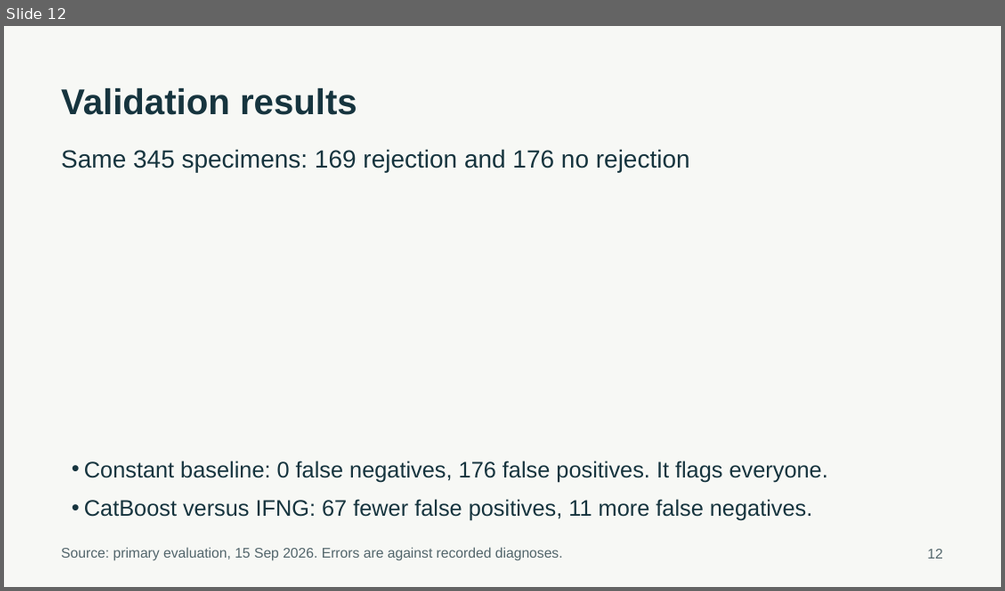
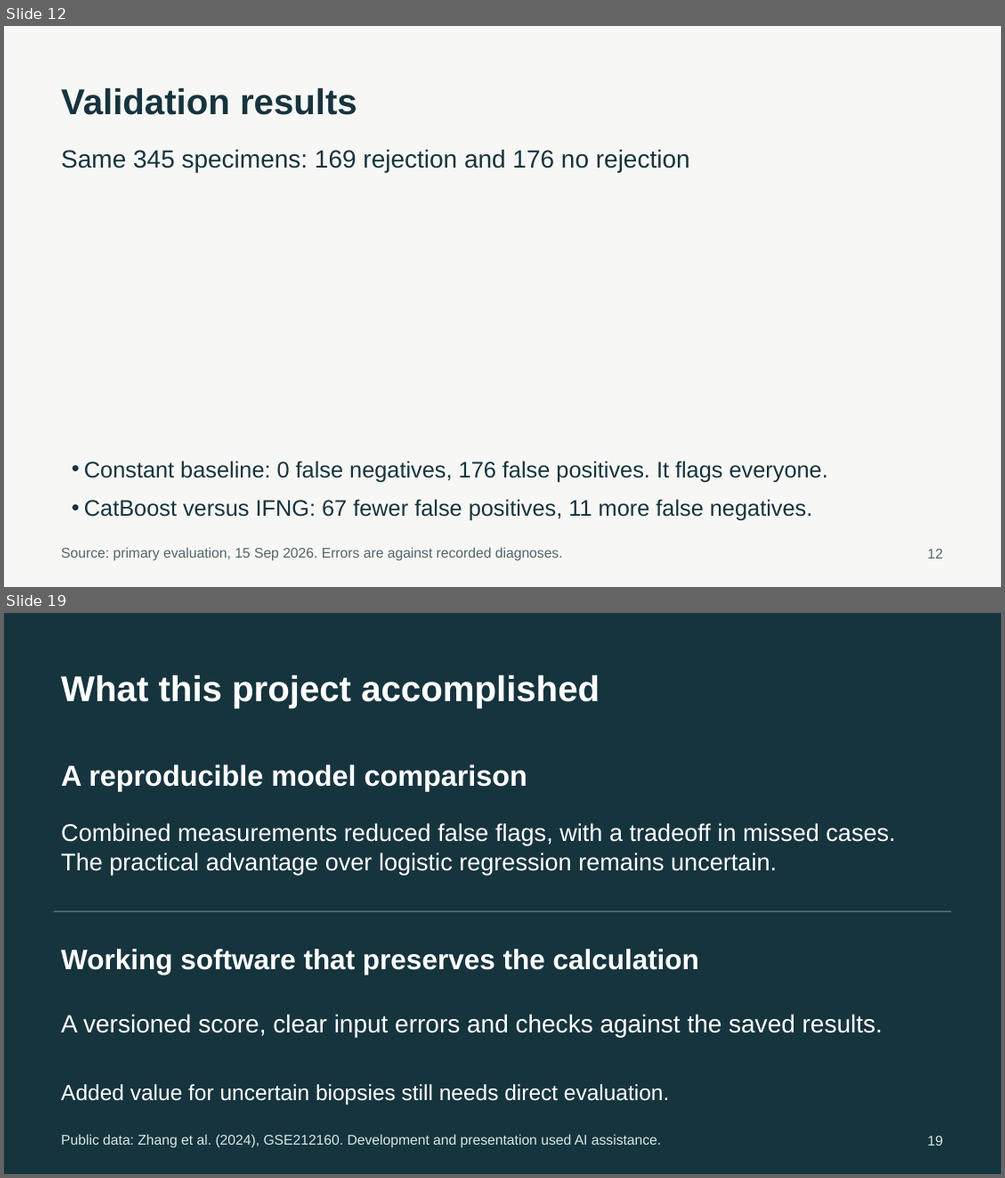
Before and after one commit to ca34525/Kidney-Biopsy-Rejection-Classifier, a slide deck: presentation/unos_kidney_biopsy.pptx. Shown one above the other, each under a label of ours: slide 12 before the commit, slides 12 and 19 after it; the slides between them are not shown. The pictures are 1005x591 and 1005x1178 pixels, drawn with LibreOffice and Linux fonts; fonts in the diff are those of the drawing. Boxes give left, top, right and bottom in pixels: in the first picture for what was removed or moved away, otherwise in the second. Text is boxed around its words. In the diff, an @@ line names an element or a change of style, - is before the commit and + after.

```diff
--- a/presentation/unos_kidney_biopsy.pptx
+++ b/presentation/unos_kidney_biopsy.pptx
@@ slide 19 added at bbox=[4, 613, 1001, 1174], background #16343E @@
@@ text added at bbox=[61, 675, 599, 708], 34.5 pt, text #FFFFFF, bold @@
+What this project accomplished
@@ text added at bbox=[61, 764, 527, 791], 27.8 pt, text #FFFFFF, bold @@
+A reproducible model comparison
@@ text added at bbox=[61, 823, 895, 875], 23.2 pt, text #FFFFFF @@
+Combined measurements reduced false flags, with a tradeoff in missed cases.
+The practical advantage over logistic regression remains uncertain.
@@ line added from (54, 911) to (952, 911), #78949B 0.9 pt @@
@@ text added at bbox=[61, 949, 699, 974], 27 pt, text #FFFFFF, bold @@
+Working software that preserves the calculation
@@ text added at bbox=[61, 1013, 882, 1037], 24 pt, text #FFFFFF @@
+A versioned score, clear input errors and checks against the saved results.
@@ text added at bbox=[61, 1084, 669, 1104], 21 pt, text #FFFFFF @@
+Added value for uncertain biopsies still needs direct evaluation.
@@ text added at bbox=[61, 1134, 661, 1148], 13.5 pt, text #D6E8E5 @@
+Public data: Zhang et al. (2024), GSE212160. Development and presentation used AI assistance.
@@ text added at bbox=[927, 1135, 942, 1145], 13.5 pt, text #D6E8E5 @@
+19
```
Also in this commit, not shown: 1 slide changed, 5 other slides added, 15 slides removed, 32 other files.
